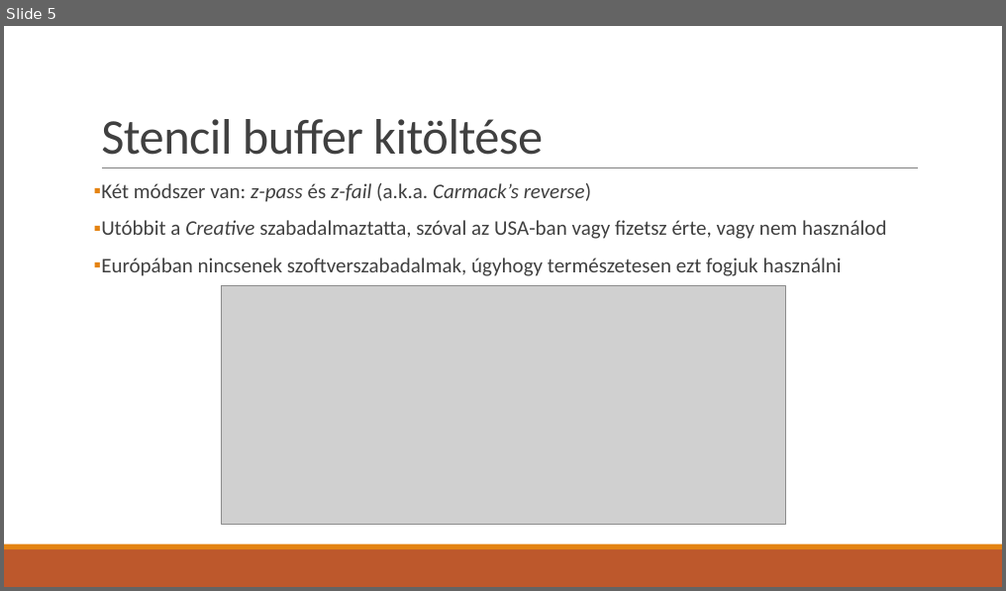
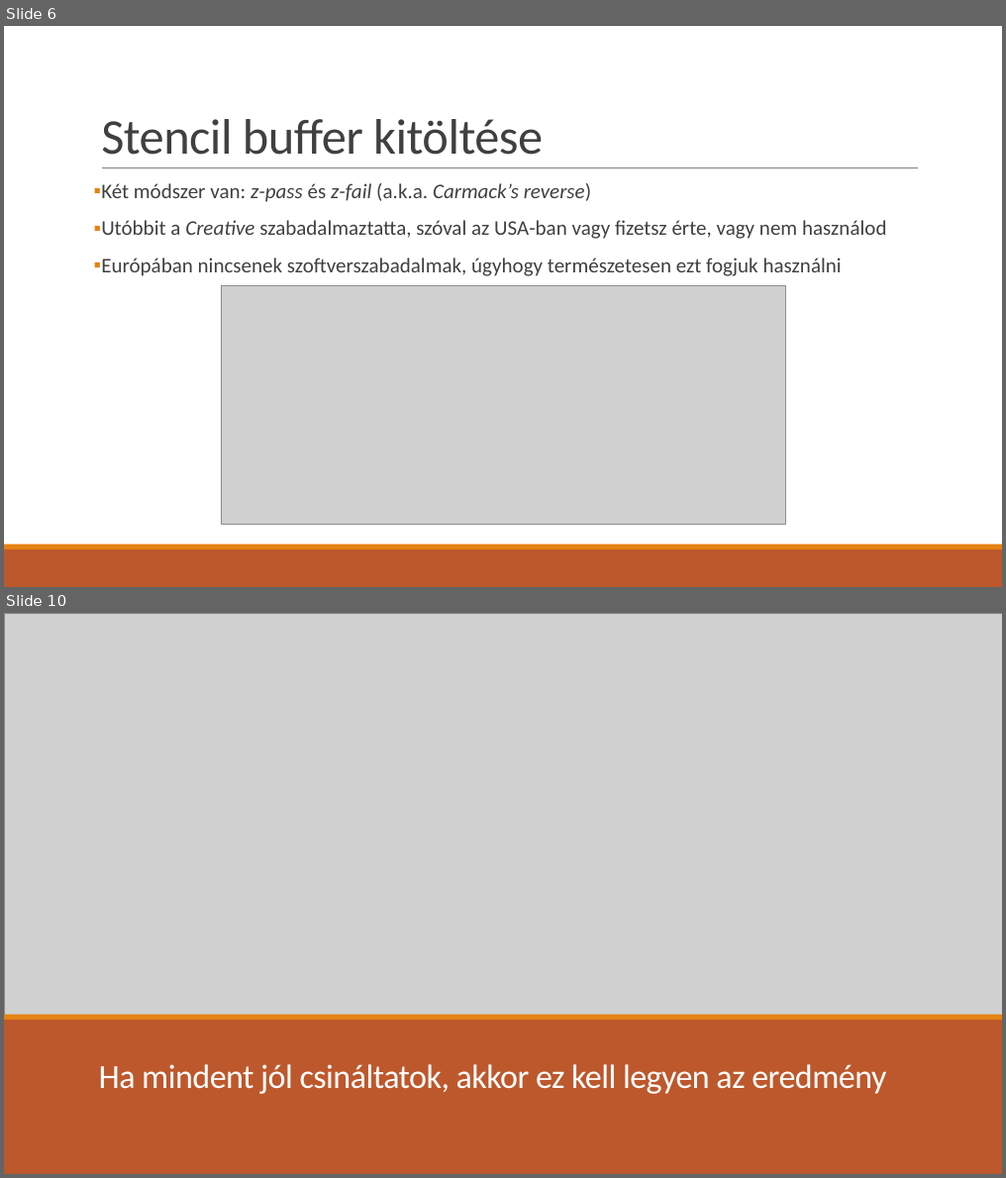
Before and after one commit to asylum2010/Asylum-s-ELTE-Exercises, a slide deck: GFX_EA_01.pptx. Shown one above the other, each under a label of ours: slide 5 before the commit, slides 6 and 10 after it; the slides between them are not shown. The pictures are 1006x591 and 1006x1178 pixels, drawn with LibreOffice and Linux fonts; fonts in the diff are those of the drawing; grey boxes stand for pictures. Boxes give left, top, right and bottom in pixels: in the first picture for what was removed or moved away, otherwise in the second. Text is boxed around its words. In the diff, an @@ line names an element or a change of style, - is before the commit and + after.

```diff
--- a/GFX_EA_01.pptx
+++ b/GFX_EA_01.pptx
@@ slide 10 added at box(4, 613, 1002, 1174), background #FFFFFF @@
@@ rectangle added at box(4, 613, 336, 1174), fill #BD582C @@
@@ picture added at box(4, 613, 1002, 1016) @@
@@ rectangle added at box(335, 613, 341, 1174), fill #E48312 @@
@@ rectangle added at box(4, 1019, 1002, 1174), fill #BD582C @@
@@ rectangle added at box(4, 1015, 1002, 1020), fill #E48312 @@
@@ title added at box(99, 1064, 886, 1094), 32.4 pt, text #FFFFFF @@
+Ha mindent jól csináltatok, akkor ez kell legyen az eredmény
@@ rectangle added at box(4, 1137, 1002, 1174), fill #BD582C @@
@@ rectangle added at box(4, 1132, 1002, 1137), fill #E48312 @@
@@ what was slide 5 is now slide 6 @@
```
Also in this commit, not shown: 5 slides changed, 2 other slides added, 1 other file.
